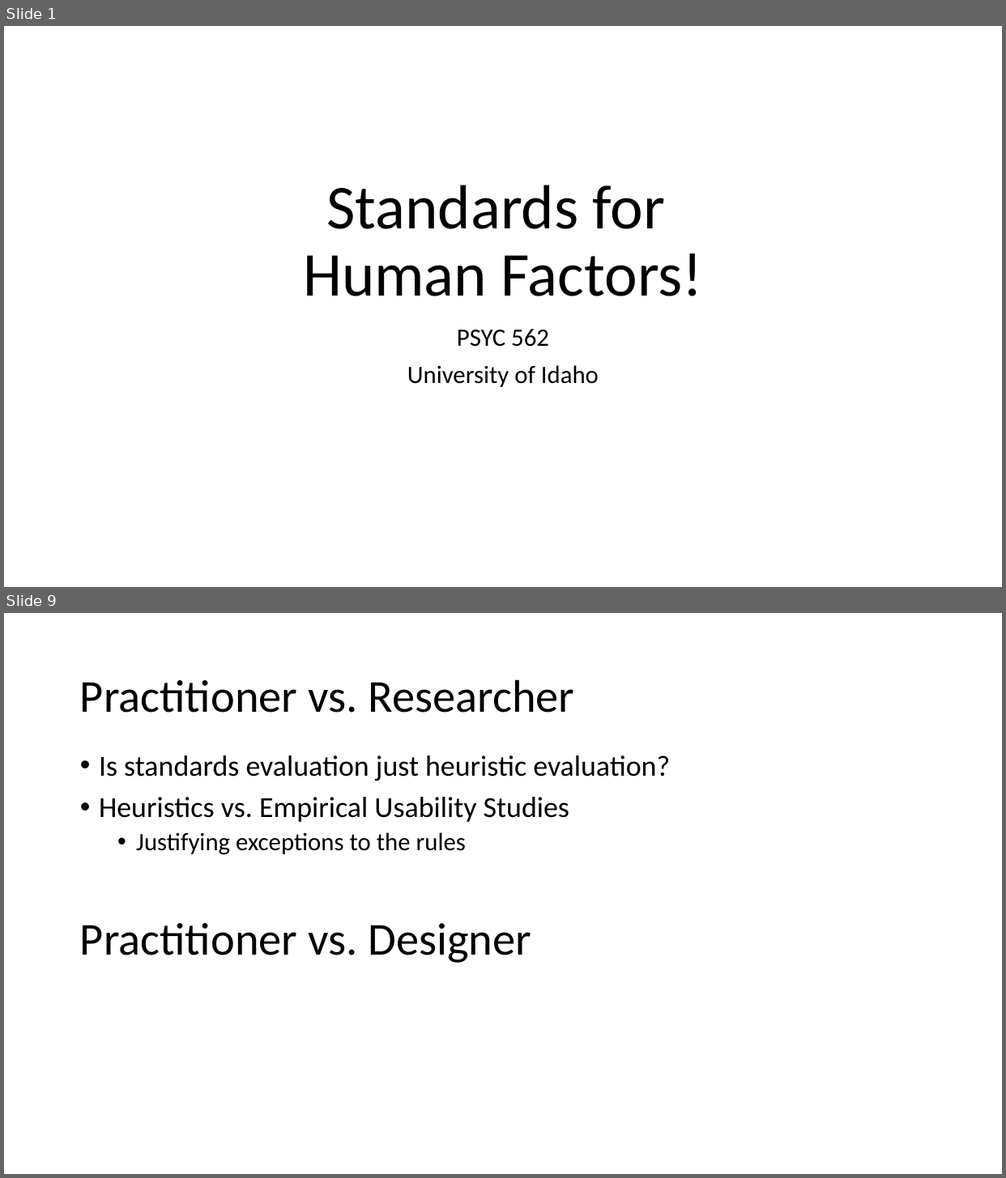
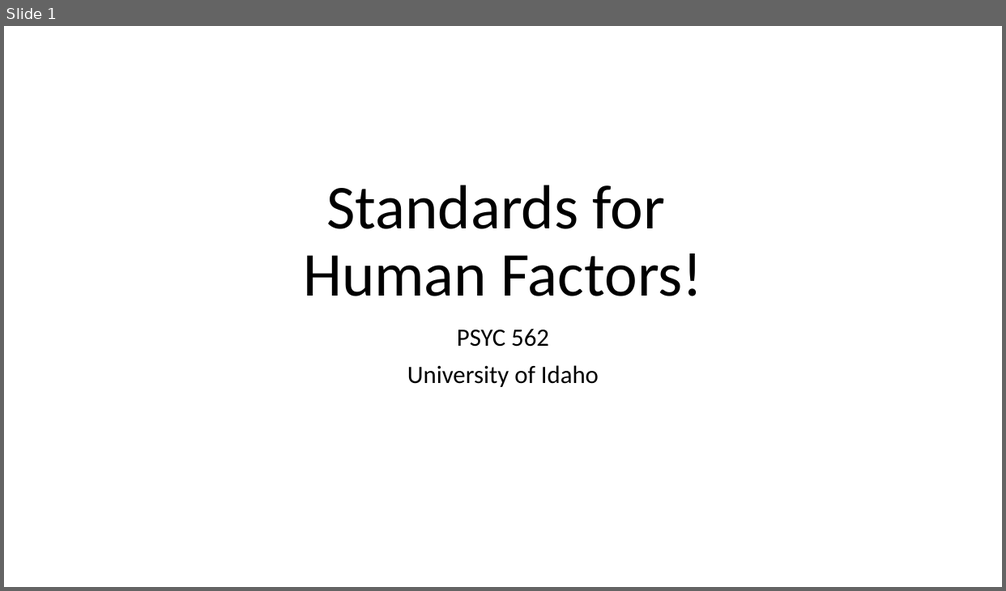
Before and after one commit to rogerlew/advanced-human-factors, a slide deck: readings/standards/Human Factors Standards.pptx. Shown one above the other, each under a label of ours: slides 1 and 9 before the commit, slide 1 after it; the slides between them are not shown. The pictures are 1006x1178 and 1006x591 pixels, drawn with LibreOffice and Linux fonts; fonts in the diff are those of the drawing. Boxes give left, top, right and bottom in pixels: in the first picture for what was removed or moved away, otherwise in the second. Text is boxed around its words. In the diff, an @@ line names an element or a change of style, - is before the commit and + after.

```diff
--- a/readings/standards/Human Factors Standards.pptx
+++ b/readings/standards/Human Factors Standards.pptx
@@ slide 9 removed at (4,613,1002,1174), background #FFFFFF @@
@@ title removed at (80,679,575,713) @@
-Practitioner vs. Researcher
@@ text removed at (99,756,670,855) @@
-• Is standards evaluation just heuristic evaluation?
-• Heuristics vs. Empirical Usability Studies
-  • Justifying exceptions to the rules
@@ text removed at (80,923,532,963) @@
-Practitioner vs. Designer
```
Also in this commit, not shown: 2 slides changed, 4 slides added, 6 other slides removed.
